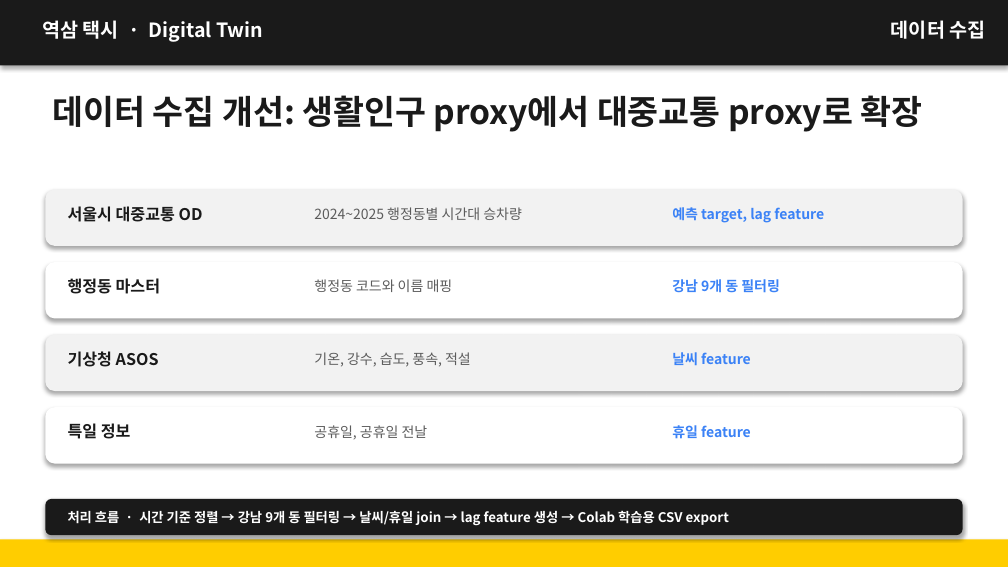
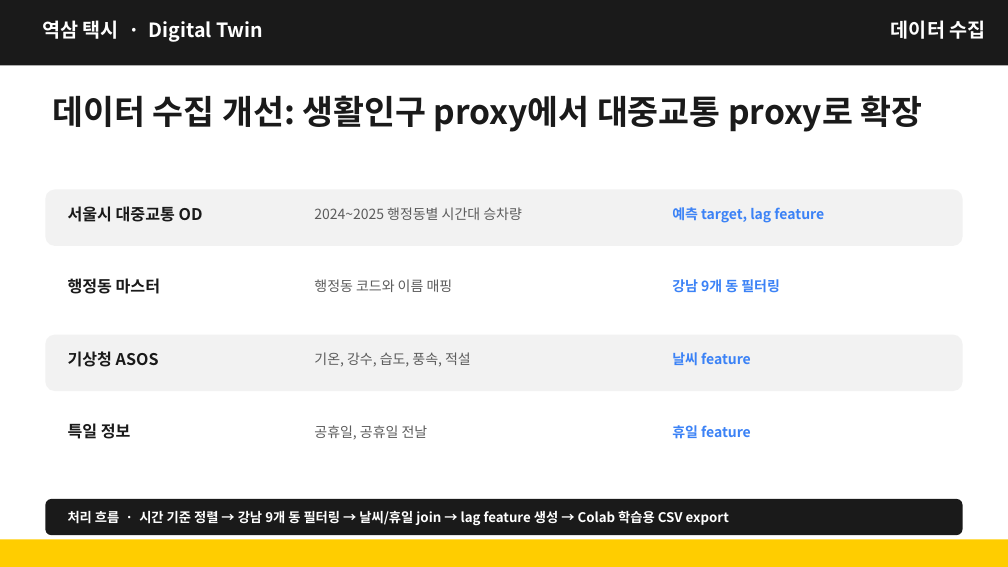
Before and after one commit to kimcanal/yeoksam-taxi, a slide deck: slide 9 of public/a-eye-presentation/A-Eye_midterm_data_collection_forecast.pptx (slide 8 before the commit). Drawn at 1008x567 pixels with LibreOffice and Linux fonts; fonts in the diff are those of the drawing. Boxes give left, top, right and bottom in pixels: in the first picture for what was removed or moved away, otherwise in the second. Text is boxed around its words. In the diff, an @@ line names an element or a change of style, - is before the commit and + after.

```diff
--- a/public/a-eye-presentation/A-Eye_midterm_data_collection_forecast.pptx
+++ b/public/a-eye-presentation/A-Eye_midterm_data_collection_forecast.pptx
@@ shadow off in 7 elements at [0, 0, 1008, 66], [0, 539, 1008, 567], [45, 190, 963, 246], [45, 262, 963, 319], [45, 335, 963, 391], [45, 407, 963, 464], [45, 499, 963, 535] @@
```
Also in this commit, not shown: 10 other slides changed, 3 slides added, 2 slides removed.
